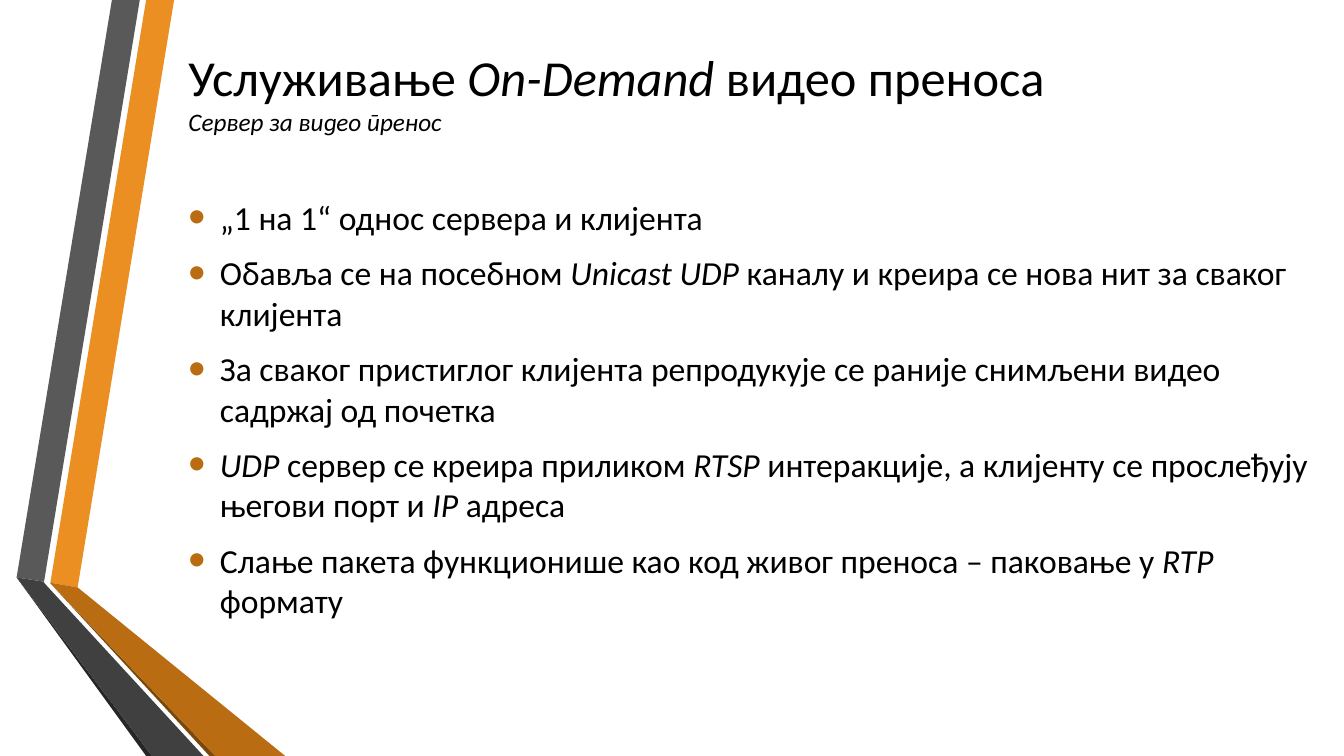
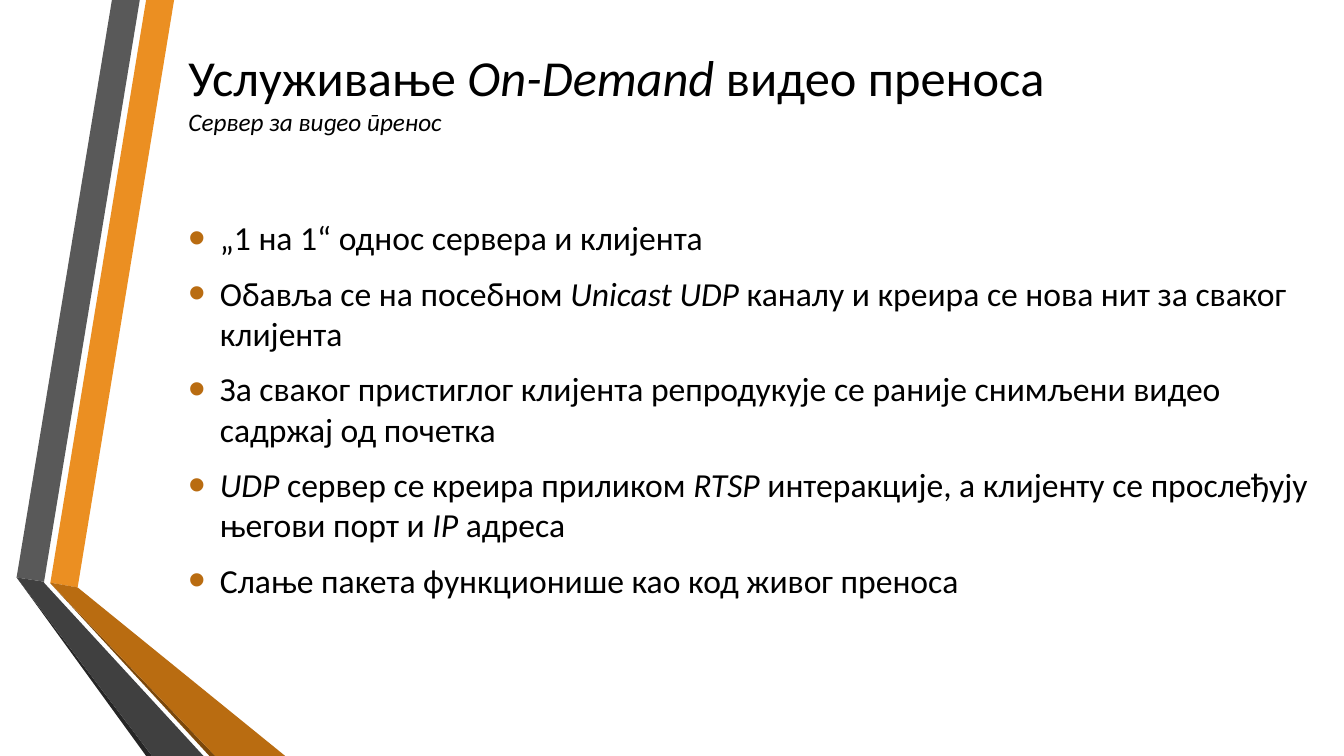
Before and after one commit to jovanSlavujevic96/MSc_RtspStreaming_Cpp, a slide deck: slide 17 of doc/prezentacija_master_e1-12_2020.pptx (slide 18 before the commit). Drawn at 1344x756 pixels with LibreOffice and Linux fonts; fonts in the diff are those of the drawing; background and template pictures are left out. Boxes give left, top, right and bottom in pixels: in the first picture for what was removed or moved away, otherwise in the second. Text is boxed around its words. In the diff, an @@ line names an element or a change of style, - is before the commit and + after.

```diff
--- a/doc/prezentacija_master_e1-12_2020.pptx
+++ b/doc/prezentacija_master_e1-12_2020.pptx
@@ text at (220, 570, 959, 599): text changed @@
-• Слање пакета функционише као код живог преноса – паковање у RTP формату
+• Слање пакета функционише као код живог преноса
```
Also in this commit, not shown: 4 other slides changed, 1 slide added, 2 slides removed, 1 other file.
